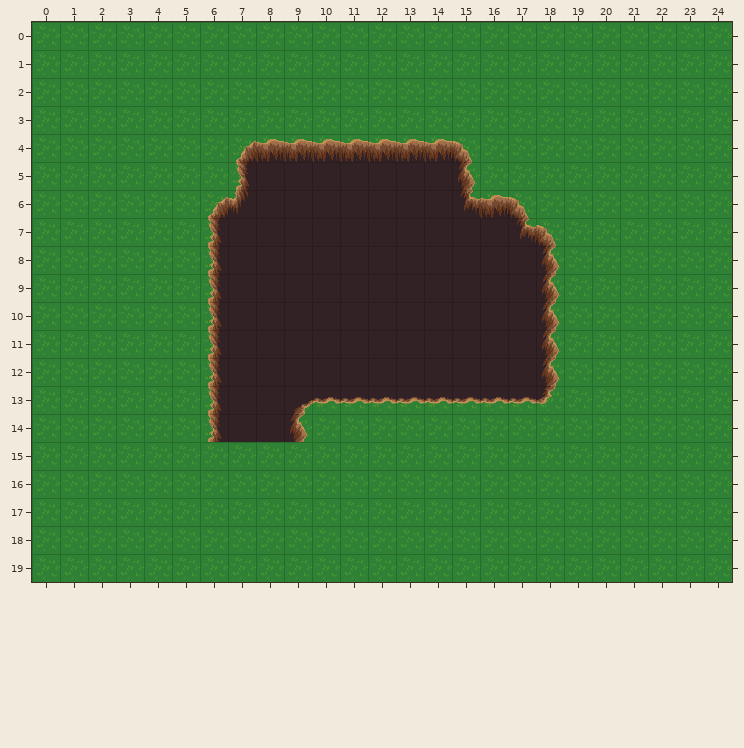
Two states of a Tiled map (JSON), MyGame/assets/eggMap.tmj. Above, as it was before the edit.
Cells are 32x32 px. Shown: x 0..24, y 0..19.
The result:
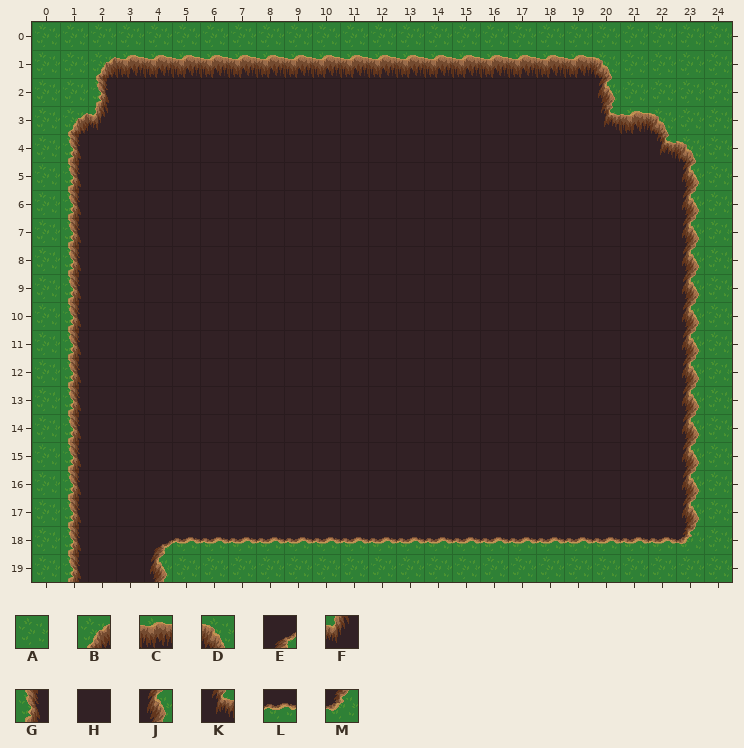
Key: from "Forest32x32": A 0, B 6, C 7, D 8, E 9, F 21, G 22, H 23, J 24, K 37, L 39, M 40.
_ is an empty cell.
Tiles replaced or removed in this view: A, B, C, D, E, F, G, J, K, L, M.
The edit:
Changed rows in their new state; . is an unchanged cell.
Layer "floorLayer":
first column x 1:
 1 .BCCCCCCCCCCCCCCCCCD...
 2 .GHHHHHHHHHHHHHHHHHJ...
 3 BFHHHHHHHHHHHHHHHHHKCD.
 4 GHHHHHHHHHHHHHHHHHHHHKD
 5 GHHHHHH.......HHHHHHHHJ
 6 GHHHHHH.......HHHHHHHHJ
 7 GHHHHH..........HHHHHHJ
 8 GHHHHH...........HHHHHJ
 9 GHHHHH...........HHHHHJ
10 GHHHHH...........HHHHHJ
11 GHHHHH...........HHHHHJ
12 GHHHHH...........HHHHHJ
13 GHHHHH..HHHHHHHHHHHHHHJ
14 GHHHHH..HHHHHHHHHHHHHHJ
15 GHHHHHHHHHHHHHHHHHHHHHJ
16 GHHHHHHHHHHHHHHHHHHHHHJ
17 GHHHHHHHHHHHHHHHHHHHHHJ
18 GHHELLLLLLLLLLLLLLLLLLM
19 GHHJ...................
Where, in picture pixels (left, top, right, bottom), the same in both pictures:
changed: (68, 55, 699, 582)
